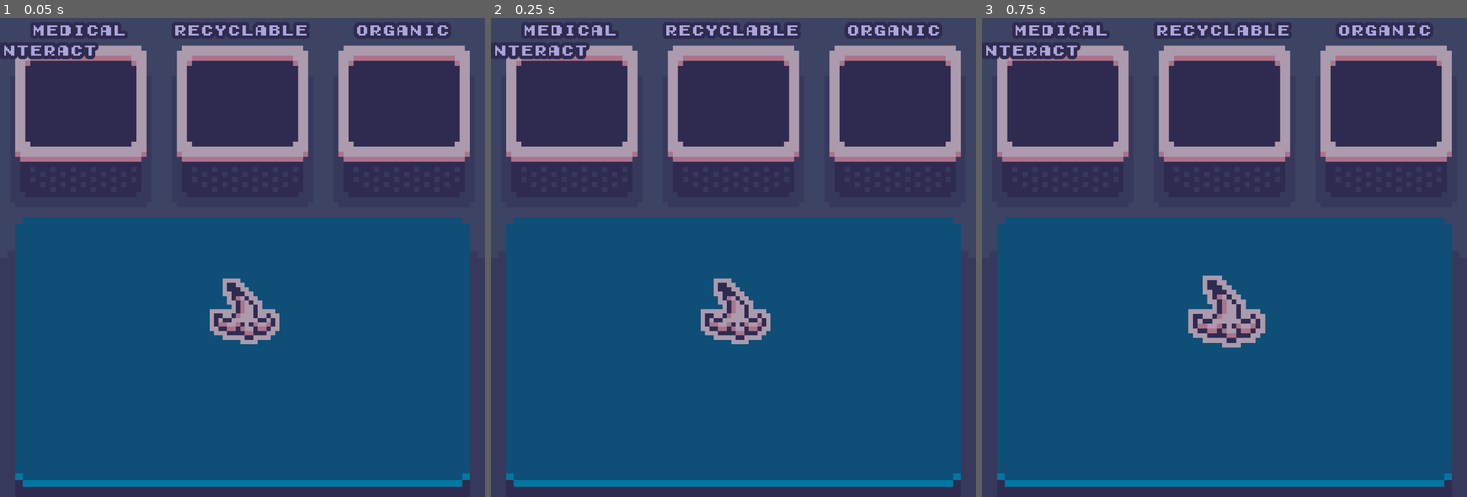
Above: before the commit, frames 1-3 (left to right).
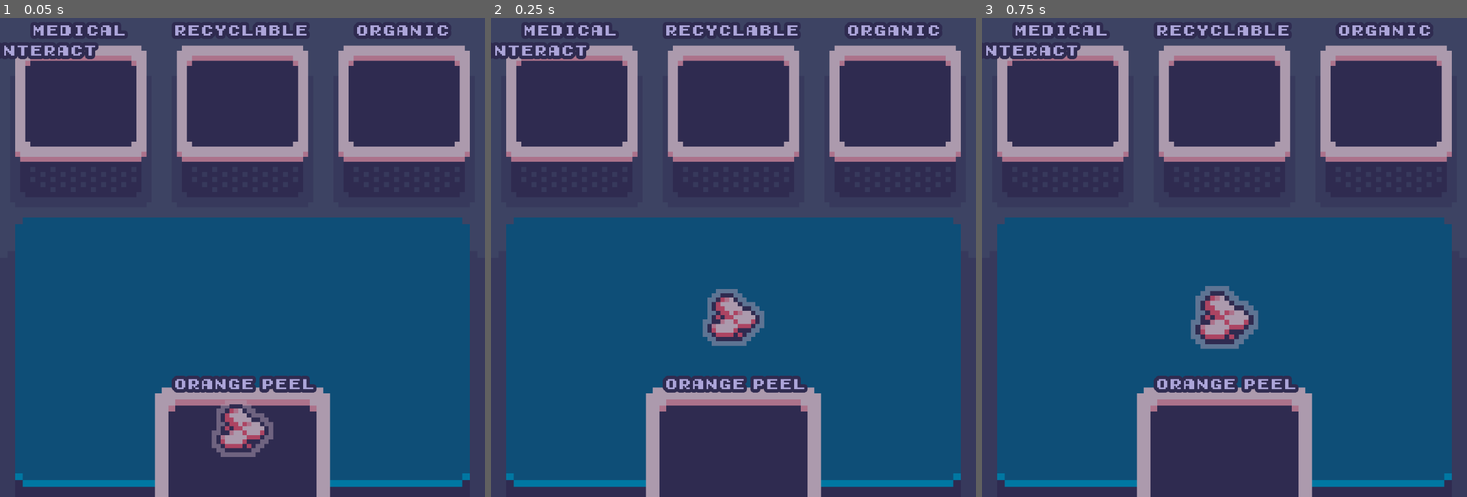
Above: after the commit, the same moments.

Repository: 3-14aY4p/3RsProject
Game: Godot game, scene res://scenes/minigame/levels/sorting_minigame.tscn
Same seed, same stepped clock (60 frames per second), same inputs: the game is played once before the commit and once after it. This scene is started directly instead of the project's main scene.
Inputs (mouse positions are in pixels of both pictures, inside the frame that each line leads up to):
- Up to frame 1 (0.05 s): no input
- Up to frame 2 (0.25 s): no input
- Up to frame 3 (0.75 s): tap Enter at 0.5 s; move the mouse to (1224, 310) at 0.52 s; hold D (_right) from 0.53 s (still down); hold E (_interact) from 0.53 s (still down)

The runs differ from the first frame. In frame 1, 9.5% of the frame differs, in the area x 31-69%, y 54-100%; in frame 2, 9.5%; in frame 3, 9.7%, in the area x 31-69%, y 53-100%.
Error before the commit: Invalid access to property or key 'on_hand' on a base object of type 'null instance'. (res://scripts/interaction/interaction_manager.gd:21)

Commit message:
82425 -- idk anymore

Diff:
--- a/scenes/interaction/interaction_manager.tscn
+++ b/scenes/interaction/interaction_manager.tscn
@@ -13,7 +13,7 @@
 script = ExtResource("1_rkcv0")
 
 [node name="Label" type="Label" parent="."]
-z_index = 24
+z_index = 12
 anchors_preset = 5
 anchor_left = 0.5
 anchor_right = 0.5
--- a/scenes/minigame/item_instance.tscn
+++ b/scenes/minigame/item_instance.tscn
@@ -1,11 +1,22 @@
-[gd_scene load_steps=8 format=3 uid="uid://bt73ltasctf00"]
+[gd_scene load_steps=19 format=3 uid="uid://bt73ltasctf00"]
 
 [ext_resource type="Script" uid="uid://c60msmgn431f1" path="res://scripts/minigame/item.gd" id="1_viss7"]
 [ext_resource type="Shader" uid="uid://delhrbijxnvgm" path="res://scripts/shaders/pixel_outline.gdshader" id="2_jmpw5"]
+[ext_resource type="Script" uid="uid://c6x5woy5xbc46" path="res://scripts/resources/item_data.gd" id="3_4ou6s"]
+[ext_resource type="Resource" uid="uid://dt0hyatw8yvfk" path="res://scripts/resources/item/organic/banana_peel.tres" id="3_wl8kt"]
+[ext_resource type="Resource" uid="uid://by1ru37mo7lxj" path="res://scripts/resources/item/organic/fish_bone.tres" id="4_ruil2"]
+[ext_resource type="Resource" uid="uid://bfnwnn5fsht05" path="res://scripts/resources/item/organic/orange_peel.tres" id="5_nnc5d"]
+[ext_resource type="Resource" uid="uid://bf4fsa1lvwys1" path="res://scripts/resources/item/recyclable/glass_bottle.tres" id="6_caum7"]
+[ext_resource type="Resource" uid="uid://c0b7up7vgqmle" path="res://scripts/resources/item/recyclable/plastic_bottle.tres" id="7_l6nr1"]
+[ext_resource type="Resource" uid="uid://cjlrfpj52p0xj" path="res://scripts/resources/item/recyclable/soda_can.tres" id="8_vde8k"]
+[ext_resource type="Resource" uid="uid://c5t6wq1y6mp85" path="res://scripts/resources/item/sanitary/used_bandage.tres" id="9_hk386"]
+[ext_resource type="Resource" uid="uid://x1hk6ljmq40e" path="res://scripts/resources/item/sanitary/used_syringe.tres" id="10_ax12a"]
+[ext_resource type="Resource" uid="uid://btdhrut5wfcgs" path="res://scripts/resources/item/sanitary/used_vial.tres" id="11_lxqh0"]
+[ext_resource type="Texture2D" uid="uid://bn025usq7ayd3" path="res://assets/art/minigame/waste_medical.png" id="13_ruil2"]
 
 [sub_resource type="ShaderMaterial" id="ShaderMaterial_4ou6s"]
 shader = ExtResource("2_jmpw5")
-shader_parameter/outline_color = Color(1, 0.933333, 0.8, 1)
+shader_parameter/outline_color = Color(1, 0.933333, 0.8, 0.509804)
 shader_parameter/corner_pixel = true
 shader_parameter/visible = true
 
@@ -76,11 +87,14 @@
 }
 
 [node name="ItemInstance" type="Node2D"]
+z_index = 1
 script = ExtResource("1_viss7")
+item_data_array = Array[ExtResource("3_4ou6s")]([ExtResource("3_wl8kt"), ExtResource("4_ruil2"), ExtResource("5_nnc5d"), ExtResource("6_caum7"), ExtResource("7_l6nr1"), ExtResource("8_vde8k"), ExtResource("9_hk386"), ExtResource("10_ax12a"), ExtResource("11_lxqh0")])
 
 [node name="Sprite2D" type="Sprite2D" parent="."]
 material = SubResource("ShaderMaterial_4ou6s")
 scale = Vector2(1.3, 1.3)
+texture = ExtResource("13_ruil2")
 region_enabled = true
 region_rect = Rect2(0, 0, 16, 16)
 
--- a/scenes/minigame/levels/sorting_minigame.tscn
+++ b/scenes/minigame/levels/sorting_minigame.tscn
@@ -1,10 +1,9 @@
-[gd_scene load_steps=6 format=4 uid="uid://b7m2x5dh2ec7f"]
+[gd_scene load_steps=5 format=4 uid="uid://b7m2x5dh2ec7f"]
 
 [ext_resource type="PackedScene" uid="uid://duq66wesrxnev" path="res://scenes/minigame/sorting_crate.tscn" id="1_cmxrk"]
 [ext_resource type="PackedScene" uid="uid://b1nnuugnw8qkn" path="res://scenes/containers/tilemap_container.tscn" id="1_hdht8"]
-[ext_resource type="PackedScene" uid="uid://bt73ltasctf00" path="res://scenes/minigame/item_instance.tscn" id="2_v5xto"]
-[ext_resource type="Resource" uid="uid://dt0hyatw8yvfk" path="res://scripts/resources/item/organic/banana_peel.tres" id="3_fv8de"]
 [ext_resource type="Texture2D" uid="uid://bvxoxpiheq1ke" path="res://assets/art/minigame/sorting_table.png" id="3_wgnsv"]
+[ext_resource type="PackedScene" uid="uid://40ytafmm65e3" path="res://scenes/minigame/unsorted_crate.tscn" id="6_hdht8"]
 
 [node name="SortingMinigame" type="Node2D"]
 
@@ -30,17 +29,20 @@
 position = Vector2(120, 34)
 container_type = "organic"
 
-[node name="SortingTableSprite" type="Sprite2D" parent="."]
+[node name="UnsortedItemsContainer" type="Node2D" parent="."]
+
+[node name="SortingTableSprite" type="Sprite2D" parent="UnsortedItemsContainer"]
 position = Vector2(72, 105)
 scale = Vector2(2.25, 2)
 texture = ExtResource("3_wgnsv")
+
+[node name="UnsortedCrate" parent="UnsortedItemsContainer" instance=ExtResource("6_hdht8")]
+position = Vector2(72, 140)
 
 [node name="Camera2D" type="Camera2D" parent="."]
 position = Vector2(72, 72)
 zoom = Vector2(8, 8)
 
-[node name="ItemInstance" parent="." instance=ExtResource("2_v5xto")]
-position = Vector2(72.6327, 88.2245)
-item_data = ExtResource("3_fv8de")
+[node name="SortingMinigame" type="Node2D" parent="."]
 
 [editable path="TileMapContainer"]
--- /dev/null
+++ b/scenes/minigame/unsorted_crate.tscn
@@ -0,0 +1,43 @@
+[gd_scene load_steps=6 format=3 uid="uid://40ytafmm65e3"]
+
+[ext_resource type="Texture2D" uid="uid://bqoia2bdoydl8" path="res://assets/art/minigame/unsorted_crate.png" id="1_rlqt8"]
+[ext_resource type="Script" uid="uid://d2e5ll4i52qpp" path="res://scripts/minigame/unsorted_crate.gd" id="1_uwqmi"]
+[ext_resource type="FontFile" uid="uid://cfa8dim7akpnk" path="res://assets/font/Early GameBoy.ttf" id="3_i07no"]
+
+[sub_resource type="RectangleShape2D" id="RectangleShape2D_i07no"]
+size = Vector2(48, 36)
+
+[sub_resource type="LabelSettings" id="LabelSettings_6r3d6"]
+font = ExtResource("3_i07no")
+font_size = 4
+outline_size = 4
+outline_color = Color(0.27451, 0.258824, 0.368627, 1)
+
+[node name="UnsortedCrate" type="StaticBody2D"]
+script = ExtResource("1_uwqmi")
+
+[node name="Sprite2D" type="Sprite2D" parent="."]
+position = Vector2(-1.90735e-06, 0)
+scale = Vector2(2, 1.78125)
+texture = ExtResource("1_rlqt8")
+
+[node name="CollisionShape2D" type="CollisionShape2D" parent="."]
+position = Vector2(0, -9)
+shape = SubResource("RectangleShape2D_i07no")
+
+[node name="SpawnPoint" type="Marker2D" parent="."]
+position = Vector2(0, -6)
+
+[node name="Label" type="Label" parent="."]
+anchors_preset = 5
+anchor_left = 0.5
+anchor_right = 0.5
+offset_left = -16.0
+offset_top = -32.0
+offset_right = 18.0
+offset_bottom = -27.0
+grow_horizontal = 2
+text = "item name"
+label_settings = SubResource("LabelSettings_6r3d6")
+horizontal_alignment = 1
+vertical_alignment = 1
--- a/scenes/objects/crate.tscn
+++ b/scenes/objects/crate.tscn
@@ -1,21 +1,10 @@
-[gd_scene load_steps=10 format=3 uid="uid://d0a80lqy5tb1"]
+[gd_scene load_steps=8 format=3 uid="uid://d0a80lqy5tb1"]
 
 [ext_resource type="Texture2D" uid="uid://b5sv6a3hly7ir" path="res://assets/art/objects/objectsG1_sh.png" id="1_ls5c6"]
 [ext_resource type="Script" uid="uid://cv0s444u36jju" path="res://scripts/objects/object.gd" id="1_m8sg4"]
 [ext_resource type="PackedScene" uid="uid://bmy7v5qkn5kpj" path="res://scenes/interaction/interactable.tscn" id="1_xu5n6"]
+[ext_resource type="Resource" uid="uid://cqonh71ir0tx6" path="res://scripts/resources/objects/crate.tres" id="2_i7bfj"]
 [ext_resource type="Texture2D" uid="uid://cklslbcb32hie" path="res://assets/art/objects/objectsG1.png" id="2_xu5n6"]
-[ext_resource type="Script" uid="uid://djhr2fqsqffkh" path="res://scripts/resources/object_data.gd" id="3_i7bfj"]
-
-[sub_resource type="AtlasTexture" id="AtlasTexture_6e66r"]
-atlas = ExtResource("2_xu5n6")
-region = Rect2(0, 0, 16, 16)
-
-[sub_resource type="Resource" id="Resource_yq3hd"]
-script = ExtResource("3_i7bfj")
-obj_name = "crate"
-obj_icon = SubResource("AtlasTexture_6e66r")
-obj_path = "res://scenes/objects/crate.tscn"
-metadata/_custom_type_script = "uid://djhr2fqsqffkh"
 
 [sub_resource type="CircleShape2D" id="CircleShape2D_xu5n6"]
 radius = 20.0
@@ -27,7 +16,7 @@
 collision_layer = 4
 collision_mask = 0
 script = ExtResource("1_m8sg4")
-object_data = SubResource("Resource_yq3hd")
+object_data = ExtResource("2_i7bfj")
 
 [node name="Interactable" parent="." groups=["object"] instance=ExtResource("1_xu5n6")]
 collision_layer = 4
--- a/scenes/rooms/main_room.tscn
+++ b/scenes/rooms/main_room.tscn
@@ -1,6 +1,7 @@
-[gd_scene load_steps=9 format=4 uid="uid://hmldedoswc0x"]
+[gd_scene load_steps=10 format=4 uid="uid://hmldedoswc0x"]
 
 [ext_resource type="PackedScene" uid="uid://b1nnuugnw8qkn" path="res://scenes/containers/tilemap_container.tscn" id="1_2sapw"]
+[ext_resource type="Script" uid="uid://ddd3k5kcum4po" path="res://scripts/room/main_room.gd" id="1_p4n1q"]
 [ext_resource type="PackedScene" uid="uid://cujrladql8h8l" path="res://scenes/machinery/conveyor_belt.tscn" id="2_1webf"]
 [ext_resource type="PackedScene" uid="uid://o0wmxvvl5xp" path="res://scenes/player/player.tscn" id="2_5t81v"]
 [ext_resource type="PackedScene" uid="uid://cjmp86pj3ytnw" path="res://scenes/machinery/sorting_table.tscn" id="2_lfv5u"]
@@ -11,6 +12,7 @@
 
 [node name="MainRoom" type="Node2D"]
 y_sort_enabled = true
+script = ExtResource("1_p4n1q")
 
 [node name="CanvasModulate" type="CanvasModulate" parent="."]
 color = Color(0.484187, 0.463985, 0.614547, 1)
@@ -54,7 +56,10 @@
 [node name="ObjectContainer" type="Node2D" parent="."]
 y_sort_enabled = true
 
+[node name="SpawnMarker" type="Marker2D" parent="."]
+position = Vector2(104, 60)
+
 [node name="Player" parent="." instance=ExtResource("2_5t81v")]
-position = Vector2(38, 73)
+position = Vector2(104, 60)
 
 [editable path="TileMapContainer"]
--- a/scripts/game_controller.gd
+++ b/scripts/game_controller.gd
@@ -1,4 +1,6 @@
 class_name GameController extends Node
+
+@onready var main_room: Node2D = $World2D/MainRoom
 
 #@export var world_3d : Node3D
 @export var world_2d : Node2D
@@ -10,7 +12,7 @@
 
 func _ready() -> void:
 	Global.game_controller = self
-	current_2d_scene = $World2D/MainRoom
+	current_2d_scene = main_room
 
 #func change_3d_scene(new_scene: String, delete: bool =  true, keep_running: bool = false) -> void:
 	#if current_3d_scene != null:
--- a/scripts/interaction/interaction_manager.gd
+++ b/scripts/interaction/interaction_manager.gd
@@ -18,24 +18,25 @@
 		active_areas.remove_at(index)
 
 func _process(delta: float) -> void:
-	if player.on_hand and not player.in_machine_range:
-		can_interact = false
-	else:
-		can_interact = true
+	if player:
+		if player.on_hand and not player.in_machine_range:
+			can_interact = false
+		else:
+			can_interact = true
 
-	if active_areas.size() > 0 and can_interact:
-		active_areas.sort_custom(_sort_by_distance)
-		if not player.on_hand or player.in_machine_range:
-			label.text = base_text + active_areas[0].interaction_name
+		if active_areas.size() > 0 and can_interact:
+			active_areas.sort_custom(_sort_by_distance)
+			if not player.on_hand or player.in_machine_range:
+				label.text = base_text + active_areas[0].interaction_name
+			else:
+				label.text = ""
+
+			label.global_position = active_areas[0].global_position
+			label.global_position.y -= 36
+			label.global_position.x -= label.size.x / 2
+			label.show()
 		else:
-			label.text = ""
-
-		label.global_position = active_areas[0].global_position
-		label.global_position.y -= 36
-		label.global_position.x -= label.size.x / 2
-		label.show()
-	else:
-		label.hide()
+			label.hide()
 
 func _sort_by_distance(area1 : Area2D, area2 : Area2D):
 	var area1_to_player = player.global_position.distance_to(area1.global_position)
--- a/scripts/machinery/sorting_table.gd
+++ b/scripts/machinery/sorting_table.gd
@@ -12,7 +12,9 @@
 func _on_interact():
 	if player.on_hand:
 		if player.on_hand.obj_name == "crate":
-			Global.game_controller.change_2d_scene("res://scenes/minigame/levels/sorting_minigame.tscn", false, false)
+			player.on_hand = null
+			Global.game_controller.change_2d_scene("res://scenes/minigame/levels/sorting_minigame.tscn", false, true)
+			#instantiate product crates
 
 func _on_interactable_body_entered(body: Node2D) -> void:
 	if body == player:
--- a/scripts/minigame/item.gd
+++ b/scripts/minigame/item.gd
@@ -1,5 +1,6 @@
 class_name ItemInstance extends Node2D
 
+@export var item_data_array : Array[ItemData]
 @export var item_data : ItemData
 
 @onready var sprite_2d: Sprite2D = $Sprite2D
@@ -13,7 +14,9 @@
 
 
 func _ready() -> void:
-	#TO-DO: code here to randomize the item upon initialization
+	item_data_array.shuffle()
+	item_data = item_data_array[0]
+
 	sprite_2d.texture = item_data.item_icon
 
 func _process(delta: float) -> void:
@@ -33,7 +36,6 @@
 				$AnimationPlayer.play("accepted")
 			else:
 				tween.tween_property(self, "global_position", initial_position, 0.2).set_ease(Tween.EASE_OUT)
-				print("WRONG CONTAINER.")
 
 func _on_area_2d_body_entered(body: Node2D) -> void:
 	if body.is_in_group("droppable"):
--- /dev/null
+++ b/scripts/minigame/unsorted_crate.gd
@@ -0,0 +1,37 @@
+class_name UnsortedCrate extends StaticBody2D
+
+@onready var spawn_point: Marker2D = $SpawnPoint
+@onready var label: Label = $Label
+
+@export var max_spawn_amount : int = 3
+var spawn_amount : int
+var item_instance
+var can_new_item : bool = true
+var current_item : ItemInstance
+
+
+func _ready() -> void:
+	spawn_amount = max_spawn_amount
+
+func _physics_process(delta: float) -> void:
+	if not current_item and spawn_amount != 0:
+		if can_new_item:
+			can_new_item = false
+			item_instance = load("res://scenes/minigame/item_instance.tscn").instantiate()
+
+			current_item = item_instance
+			current_item.global_position = spawn_point.global_position
+			get_parent().add_child(current_item)
+
+			label.text = current_item.item_data.item_name
+
+			var tween = get_tree().create_tween()
+			tween.tween_property(current_item, "global_position", current_item.global_position + Vector2(0, -44), 0.2).set_ease(Tween.EASE_OUT)
+
+		spawn_amount -= 1
+		can_new_item = true
+
+	elif spawn_amount <= 0:
+		Global.game_controller.current_2d_scene = Global.game_controller.main_room
+		Global.game_controller.main_room.show()
+		get_parent().get_parent().queue_free()
--- /dev/null
+++ b/scripts/resources/objects/crate.tres
@@ -0,0 +1,15 @@
+[gd_resource type="Resource" script_class="ObjectData" load_steps=4 format=3 uid="uid://cqonh71ir0tx6"]
+
+[ext_resource type="Script" uid="uid://djhr2fqsqffkh" path="res://scripts/resources/object_data.gd" id="1_3xb3y"]
+[ext_resource type="Texture2D" uid="uid://cklslbcb32hie" path="res://assets/art/objects/objectsG1.png" id="1_4voc6"]
+
+[sub_resource type="AtlasTexture" id="AtlasTexture_5twxf"]
+atlas = ExtResource("1_4voc6")
+region = Rect2(0, 0, 16, 16)
+
+[resource]
+script = ExtResource("1_3xb3y")
+obj_name = "crate"
+obj_icon = SubResource("AtlasTexture_5twxf")
+obj_path = "res://scenes/objects/crate.tscn"
+metadata/_custom_type_script = "uid://djhr2fqsqffkh"
--- /dev/null
+++ b/scripts/room/main_room.gd
@@ -0,0 +1,10 @@
+extends Node2D
+
+@onready var spawn_marker: Marker2D = $SpawnMarker
+
+
+func _ready() -> void:
+	if not get_tree().get_nodes_in_group("player"):
+		var player = load("res://scenes/player/player.tscn").instantiate()
+		player.global_position = spawn_marker.global_position
+		add_child(player)
Binary file added: assets/art/minigame/unsorted_crate.png
Not shown, added: assets/art/minigame/unsorted_crate.png.import
Not shown, added: scripts/minigame/unsorted_crate.gd.uid
Not shown, added: scripts/room/main_room.gd.uid
